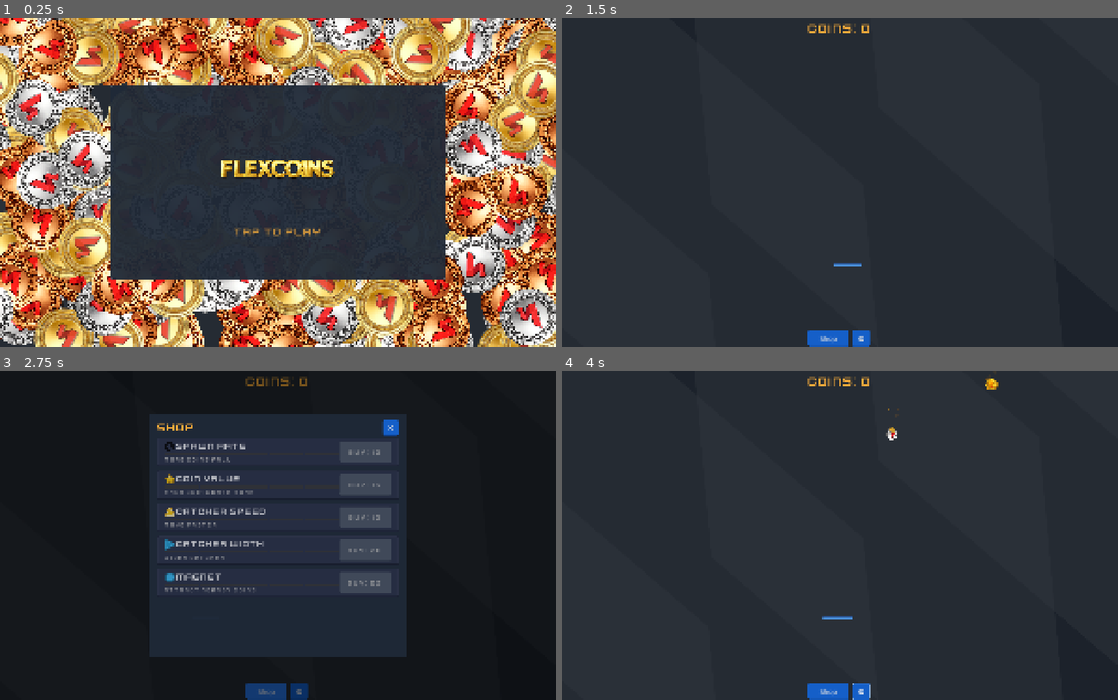
Above: before the commit, frames 1-4 (two rows, left to right).
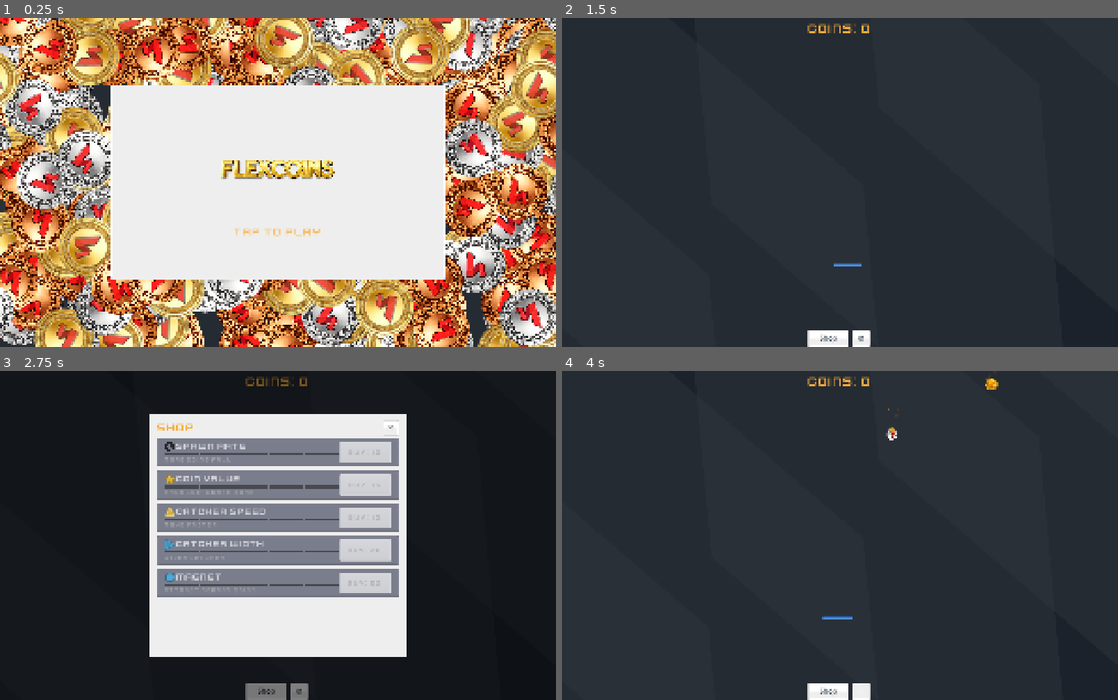
Above: after the commit, the same moments.

Repository: flexion/flexcoins
Game: Godot game, scene res://scenes/start_screen.tscn
The game is run twice, just before and just after one commit, with the same random seed, the same clock (stepped at 60 frames per second) and the same inputs. Sound files missing from this copy of the repository are replaced by a short silence.
Inputs (mouse positions are in pixels of both pictures, inside the frame that each line leads up to):
- Up to frame 1 (0.25 s): no input
- Up to frame 2 (1.5 s): tap Enter at 0.5 s; move the mouse to (962, 166) at 0.52 s; hold Right (move_right) 0.53-1.28 s; click (962, 166) at 0.67 s; move the mouse to (728, 198) at 1.27 s; hold Left (move_left) from 1.28 s (still down)
- Up to frame 3 (2.75 s): release Left (move_left) at 2 s; click "Shop" at 2 s
- Up to frame 4 (4 s): click "⚙" at 2.75 s; move the mouse to (895, 463) at 3.52 s; hold Right (move_right) from 3.53 s (still down)

The runs differ from the first frame. In frame 1, 35% of the frame differs, in the area x 19-81%, y 20-80%; in frame 2, 0.5%; in frame 3, 35%; in frame 4, 0.5%.

Commit message:
Restyle menu UI with Kenney greySheet spritesheet atlas textures
Replace flat StyleBoxFlat UI with atlas-based StyleBoxTexture from greySheet.png
spritesheet. Button states (normal, hover, pressed, disabled) and panel background
now use AtlasTexture regions for a polished, consistent look. Buy buttons use
self_modulate tinting for CTA orange (affordable) and green (purchase success).

Co-Authored-By: Claude Opus 4.6 <noreply@anthropic.com>

Diff:
--- a/assets/ui_theme.tres
+++ b/assets/ui_theme.tres
@@ -1,95 +1,90 @@
-[gd_resource type="Theme" load_steps=8 format=3]
+[gd_resource type="Theme" load_steps=13 format=3]
 
-[sub_resource type="StyleBoxFlat" id="StyleBoxFlat_btn_normal"]
-bg_color = Color(0.0824, 0.373, 0.784, 1)
-border_width_left = 0
-border_width_top = 0
-border_width_right = 0
-border_width_bottom = 3
-border_color = Color(0.055, 0.25, 0.55, 1)
-corner_radius_top_left = 6
-corner_radius_top_right = 6
-corner_radius_bottom_right = 6
-corner_radius_bottom_left = 6
+[ext_resource type="Texture2D" uid="uid://ctu1gw0yk7rh4" path="res://assets/greySheet.png" id="1_greysheet"]
+
+[sub_resource type="AtlasTexture" id="atlas_btn_normal"]
+atlas = ExtResource("1_greysheet")
+region = Rect2(0, 143, 190, 45)
+
+[sub_resource type="AtlasTexture" id="atlas_btn_hover"]
+atlas = ExtResource("1_greysheet")
+region = Rect2(0, 98, 190, 45)
+
+[sub_resource type="AtlasTexture" id="atlas_btn_pressed"]
+atlas = ExtResource("1_greysheet")
+region = Rect2(0, 188, 190, 49)
+
+[sub_resource type="AtlasTexture" id="atlas_btn_disabled"]
+atlas = ExtResource("1_greysheet")
+region = Rect2(0, 286, 190, 45)
+
+[sub_resource type="AtlasTexture" id="atlas_panel"]
+atlas = ExtResource("1_greysheet")
+region = Rect2(190, 98, 100, 100)
+
+[sub_resource type="StyleBoxTexture" id="StyleBoxTexture_btn_normal"]
+texture = SubResource("atlas_btn_normal")
+texture_margin_left = 12.0
+texture_margin_top = 12.0
+texture_margin_right = 12.0
+texture_margin_bottom = 12.0
+content_margin_left = 12.0
+content_margin_top = 6.0
+content_margin_right = 12.0
+content_margin_bottom = 10.0
+
+[sub_resource type="StyleBoxTexture" id="StyleBoxTexture_btn_hover"]
+texture = SubResource("atlas_btn_hover")
+texture_margin_left = 12.0
+texture_margin_top = 12.0
+texture_margin_right = 12.0
+texture_margin_bottom = 12.0
+content_margin_left = 12.0
+content_margin_top = 6.0
+content_margin_right = 12.0
+content_margin_bottom = 10.0
+
+[sub_resource type="StyleBoxTexture" id="StyleBoxTexture_btn_pressed"]
+texture = SubResource("atlas_btn_pressed")
+texture_margin_left = 12.0
+texture_margin_top = 12.0
+texture_margin_right = 12.0
+texture_margin_bottom = 12.0
 content_margin_left = 12.0
 content_margin_top = 8.0
 content_margin_right = 12.0
 content_margin_bottom = 8.0
 
-[sub_resource type="StyleBoxFlat" id="StyleBoxFlat_btn_hover"]
-bg_color = Color(0.15, 0.45, 0.88, 1)
-border_width_left = 0
-border_width_top = 0
-border_width_right = 0
-border_width_bottom = 3
-border_color = Color(0.0824, 0.373, 0.784, 1)
-corner_radius_top_left = 6
-corner_radius_top_right = 6
-corner_radius_bottom_right = 6
-corner_radius_bottom_left = 6
+[sub_resource type="StyleBoxTexture" id="StyleBoxTexture_btn_disabled"]
+texture = SubResource("atlas_btn_disabled")
+texture_margin_left = 12.0
+texture_margin_top = 12.0
+texture_margin_right = 12.0
+texture_margin_bottom = 12.0
 content_margin_left = 12.0
-content_margin_top = 8.0
+content_margin_top = 6.0
 content_margin_right = 12.0
-content_margin_bottom = 8.0
+content_margin_bottom = 10.0
 
-[sub_resource type="StyleBoxFlat" id="StyleBoxFlat_btn_pressed"]
-bg_color = Color(0.294, 0.333, 0.388, 1)
-corner_radius_top_left = 6
-corner_radius_top_right = 6
-corner_radius_bottom_right = 6
-corner_radius_bottom_left = 6
-content_margin_left = 12.0
-content_margin_top = 8.0
-content_margin_right = 12.0
-content_margin_bottom = 8.0
-
-[sub_resource type="StyleBoxFlat" id="StyleBoxFlat_btn_disabled"]
-bg_color = Color(0.294, 0.333, 0.388, 0.6)
-corner_radius_top_left = 6
-corner_radius_top_right = 6
-corner_radius_bottom_right = 6
-corner_radius_bottom_left = 6
-content_margin_left = 12.0
-content_margin_top = 8.0
-content_margin_right = 12.0
-content_margin_bottom = 8.0
-
-[sub_resource type="StyleBoxFlat" id="StyleBoxFlat_btn_focus"]
-bg_color = Color(0.0824, 0.373, 0.784, 1)
-border_width_left = 2
-border_width_top = 2
-border_width_right = 2
-border_width_bottom = 2
-border_color = Color(0.878, 0.949, 0.992, 0.8)
-corner_radius_top_left = 6
-corner_radius_top_right = 6
-corner_radius_bottom_right = 6
-corner_radius_bottom_left = 6
-content_margin_left = 12.0
-content_margin_top = 8.0
-content_margin_right = 12.0
-content_margin_bottom = 8.0
-
-[sub_resource type="StyleBoxFlat" id="StyleBoxFlat_panel"]
-bg_color = Color(0.122, 0.161, 0.216, 0.95)
-border_width_left = 1
-border_width_top = 1
-border_width_right = 1
-border_width_bottom = 1
-border_color = Color(0.294, 0.333, 0.388, 0.6)
-corner_radius_top_left = 10
-corner_radius_top_right = 10
-corner_radius_bottom_right = 10
-corner_radius_bottom_left = 10
+[sub_resource type="StyleBoxTexture" id="StyleBoxTexture_panel"]
+texture = SubResource("atlas_panel")
+texture_margin_left = 16.0
+texture_margin_top = 16.0
+texture_margin_right = 16.0
+texture_margin_bottom = 16.0
 content_margin_left = 12.0
 content_margin_top = 8.0
 content_margin_right = 12.0
 content_margin_bottom = 8.0
 
 [resource]
-Button/styles/normal = SubResource("StyleBoxFlat_btn_normal")
-Button/styles/hover = SubResource("StyleBoxFlat_btn_hover")
-Button/styles/pressed = SubResource("StyleBoxFlat_btn_pressed")
-Button/styles/disabled = SubResource("StyleBoxFlat_btn_disabled")
-Button/styles/focus = SubResource("StyleBoxFlat_btn_focus")
-PanelContainer/styles/panel = SubResource("StyleBoxFlat_panel")
+Button/styles/normal = SubResource("StyleBoxTexture_btn_normal")
+Button/styles/hover = SubResource("StyleBoxTexture_btn_hover")
+Button/styles/pressed = SubResource("StyleBoxTexture_btn_pressed")
+Button/styles/disabled = SubResource("StyleBoxTexture_btn_disabled")
+Button/styles/focus = SubResource("StyleBoxTexture_btn_hover")
+Button/colors/font_color = Color(0.294, 0.333, 0.388, 1)
+Button/colors/font_hover_color = Color(0.122, 0.161, 0.216, 1)
+Button/colors/font_pressed_color = Color(0.122, 0.161, 0.216, 1)
+Button/colors/font_disabled_color = Color(0.6, 0.6, 0.6, 1)
+PanelContainer/styles/panel = SubResource("StyleBoxTexture_panel")
--- a/scripts/upgrade_button.gd
+++ b/scripts/upgrade_button.gd
@@ -33,9 +33,9 @@
 var _shake_tween: Tween
 var _purchase_sound: AudioStreamPlayer
 var _reject_sound: AudioStreamPlayer
-var _style_afford: StyleBoxFlat
-var _style_unafford: StyleBoxFlat
-var _style_green: StyleBoxFlat
+var _style_afford: StyleBoxTexture
+var _style_unafford: StyleBoxTexture
+var _style_green: StyleBoxTexture
 
 @onready var name_label: Label = %NameLabel
 @onready var effect_label: Label = %EffectLabel
@@ -57,9 +57,10 @@
 	_create_segment_bar()
 	_setup_icon()
 	_setup_sounds()
-	_style_afford = _create_flat_style(COLOR_CTA_ORANGE, COLOR_CTA_ORANGE.darkened(0.3))
-	_style_unafford = _create_flat_style(COLOR_CHARCOAL, COLOR_CHARCOAL_DARK)
-	_style_green = _create_flat_style(COLOR_GREEN, COLOR_GREEN.darkened(0.3))
+	var sheet: Texture2D = preload("res://assets/greySheet.png")
+	_style_afford = _create_atlas_style(sheet, Rect2(0, 49, 191, 49))    # grey_button06 — raised
+	_style_unafford = _create_atlas_style(sheet, Rect2(0, 286, 190, 45)) # grey_button04 — flat/muted
+	_style_green = _create_atlas_style(sheet, Rect2(0, 49, 191, 49))     # same as afford (tinted green via modulate)
 	_apply_buy_style(_style_unafford)
 	_update_display()
 
@@ -152,15 +153,16 @@
 		_segment_rects[i].color = fill_color if i < filled else EMPTY_COLOR
 
 
-func _create_flat_style(bg_color: Color, border_color: Color) -> StyleBoxFlat:
-	var style := StyleBoxFlat.new()
-	style.bg_color = bg_color
-	style.border_width_bottom = 3
-	style.border_color = border_color
-	style.corner_radius_top_left = 6
-	style.corner_radius_top_right = 6
-	style.corner_radius_bottom_right = 6
-	style.corner_radius_bottom_left = 6
+func _create_atlas_style(sheet: Texture2D, region: Rect2) -> StyleBoxTexture:
+	var atlas := AtlasTexture.new()
+	atlas.atlas = sheet
+	atlas.region = region
+	var style := StyleBoxTexture.new()
+	style.texture = atlas
+	style.texture_margin_left = 12.0
+	style.texture_margin_top = 12.0
+	style.texture_margin_right = 12.0
+	style.texture_margin_bottom = 12.0
 	style.content_margin_left = 8.0
 	style.content_margin_top = 4.0
 	style.content_margin_right = 8.0
@@ -168,7 +170,7 @@
 	return style
 
 
-func _apply_buy_style(style: StyleBoxFlat) -> void:
+func _apply_buy_style(style: StyleBoxTexture) -> void:
 	buy_button.add_theme_stylebox_override("normal", style)
 	buy_button.add_theme_stylebox_override("hover", style)
 	buy_button.add_theme_stylebox_override("pressed", style)
@@ -178,6 +180,7 @@
 	if affordable:
 		modulate.a = 1.0
 		buy_button.add_theme_color_override("font_color", AFFORD_COLOR)
+		buy_button.self_modulate = COLOR_CTA_ORANGE
 		_apply_buy_style(_style_afford)
 		if not _was_affordable:
 			_was_affordable = true
@@ -185,6 +188,7 @@
 	else:
 		modulate.a = 0.7
 		buy_button.add_theme_color_override("font_color", UNAFFORD_COLOR)
+		buy_button.self_modulate = Color.WHITE
 		_apply_buy_style(_style_unafford)
 		if _was_affordable:
 			_was_affordable = false
@@ -206,6 +210,7 @@
 
 func _animate_purchase() -> void:
 	_apply_buy_style(_style_green)
+	buy_button.self_modulate = COLOR_GREEN
 	pivot_offset = size / 2.0
 	var tween := create_tween()
 	tween.tween_property(self, "scale", Vector2(1.05, 1.05), 0.08).set_ease(Tween.EASE_OUT)
@@ -217,6 +222,7 @@
 		buy_button.add_theme_color_override("font_color", original_color)
 		var affordable := GameManager.currency >= GameManager.get_upgrade_cost(upgrade_id)
 		_apply_buy_style(_style_afford if affordable else _style_unafford)
+		buy_button.self_modulate = COLOR_CTA_ORANGE if affordable else Color.WHITE
 	)
 	if _purchase_sound:
 		_purchase_sound.play()
Binary file added: assets/greySheet.png
Not shown, added: assets/greySheet.png.import
Not shown, added: assets/greySheet.xml
